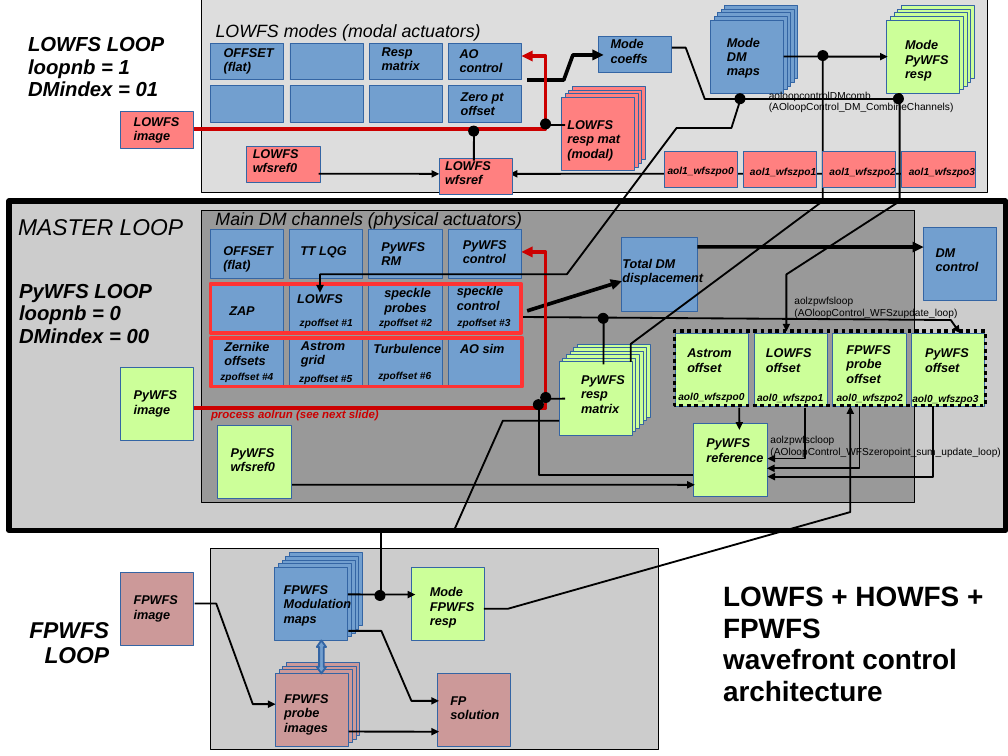
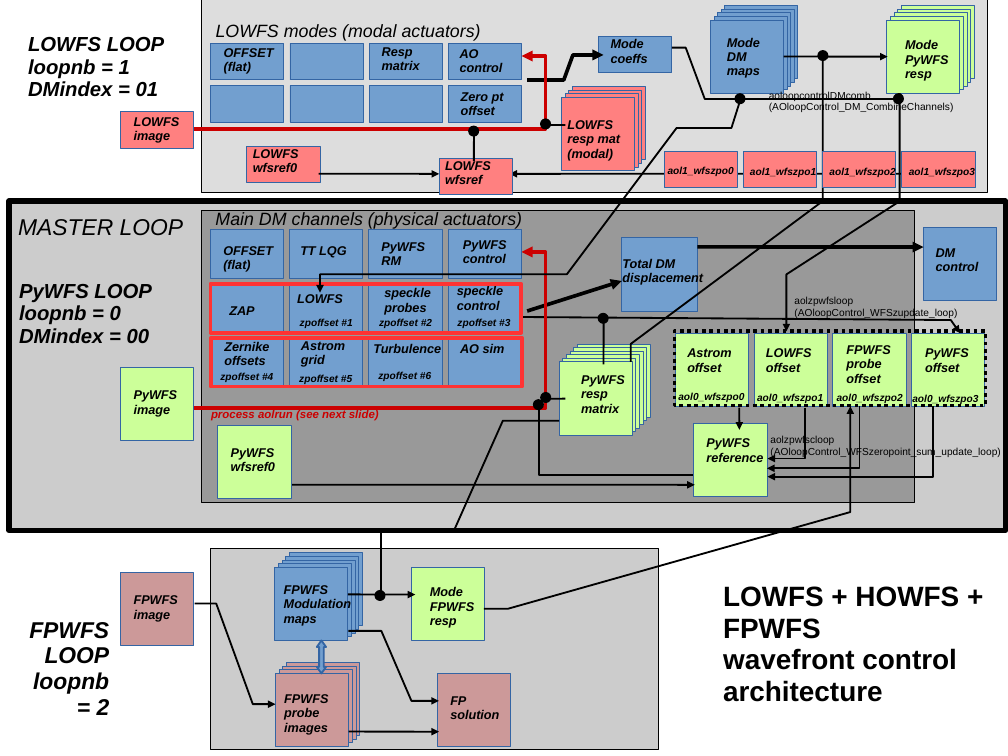
Before and after one commit to oguyon/Cfits, a slide deck: slide 1 of src/AOloopControl/doc/AOloopControl_figs.ppt. Drawn at 1008x756 pixels with LibreOffice and Linux fonts; fonts in the diff are those of the drawing. Boxes give left, top, right and bottom in pixels: in the first picture for what was removed or moved away, otherwise in the second. Text is boxed around its words. In the diff, an @@ line names an element or a change of style, - is before the commit and + after.

```diff
--- a/src/AOloopControl/doc/AOloopControl_figs.ppt
+++ b/src/AOloopControl/doc/AOloopControl_figs.ppt
@@ text at box(33, 672, 110, 715): paragraph added @@
+loopnb = 2
```
Also in this commit, not shown: 2 other slides changed, 1 other file.
